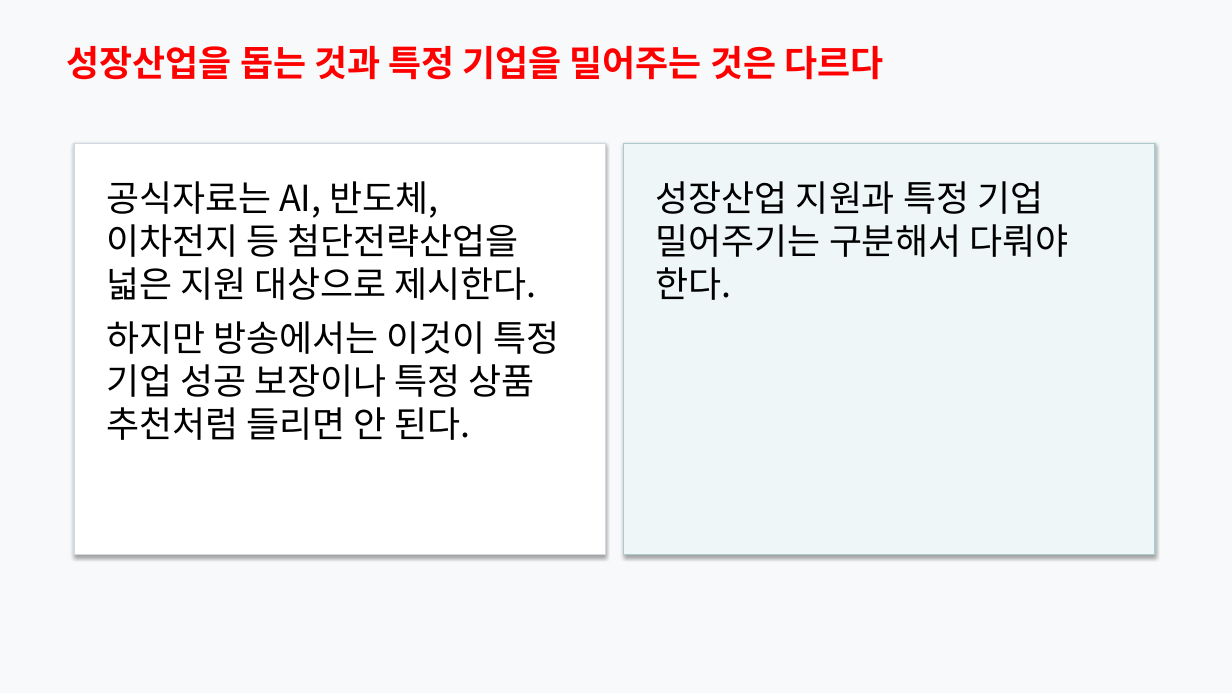
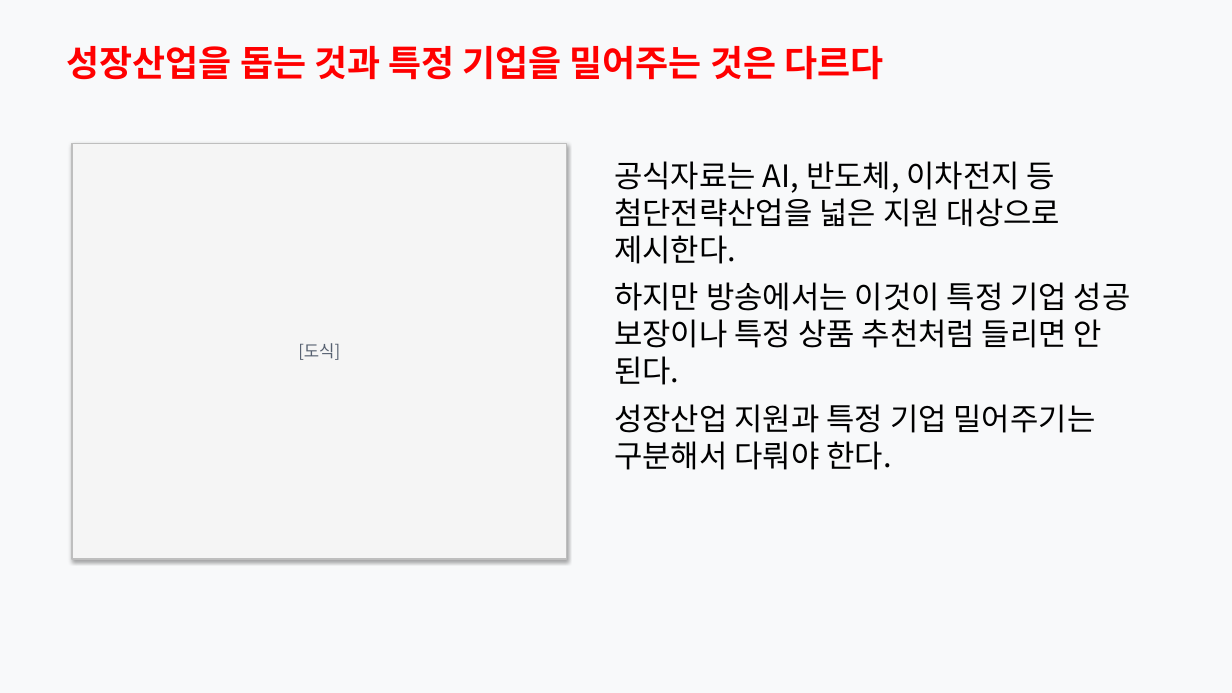
Before and after one commit to Rlearnchan/luddite, a slide deck: slide 16 of outputs/pptx/productive_finance_policy_styled_draft.pptx. Drawn at 1232x693 pixels with LibreOffice and Linux fonts; fonts in the diff are those of the drawing. Boxes give left, top, right and bottom in pixels: in the first picture for what was removed or moved away, otherwise in the second. Text is boxed around its words. In the diff, an @@ line names an element or a change of style, - is before the commit and + after.

```diff
--- a/outputs/pptx/productive_finance_policy_styled_draft.pptx
+++ b/outputs/pptx/productive_finance_policy_styled_draft.pptx
@@ rectangle "[도식]": place and size @@
-rectangle "[도식]" at bbox=[74, 143, 605, 555]
+rectangle "[도식]" at bbox=[72, 143, 567, 559]
@@ rectangle "[도식]" at bbox=[72, 143, 567, 559]: fill #FFFFFF to #F5F5F5; outline #D2D8E0 1 pt to #BEBEBE 1 pt @@
@@ rectangle removed at bbox=[624, 143, 1155, 555] @@
@@ text "공식자료는 AI, 반도체, 이차전지 등 ...": place and size @@
-text "공식자료는 AI, 반도체, 이차전지 등 ..." at bbox=[106, 181, 559, 440]
+text "공식자료는 AI, 반도체, 이차전지 등 ..." at bbox=[614, 161, 1131, 470]
@@ text at bbox=[614, 161, 1131, 385]: size 28 to 24 pt in "공식자료는 AI, 반도체, 이차전지 등 첨단전략산업을 넓은 ...", "하지만 방송에서는 이것이 특정 기업 성공 보장이나 ..." @@
@@ text removed at bbox=[656, 181, 1068, 300] @@
-성장산업 지원과 특정 기업 밀어주기는 구분해서 다뤄야 한다.
@@ text in rectangle at bbox=[298, 343, 340, 360]: text added @@
+[도식]
@@ text at bbox=[614, 404, 1096, 470]: paragraph added @@
+성장산업 지원과 특정 기업 밀어주기는 구분해서 다뤄야 한다.
```
Also in this commit, not shown: 9 other slides changed, 8 other files.
